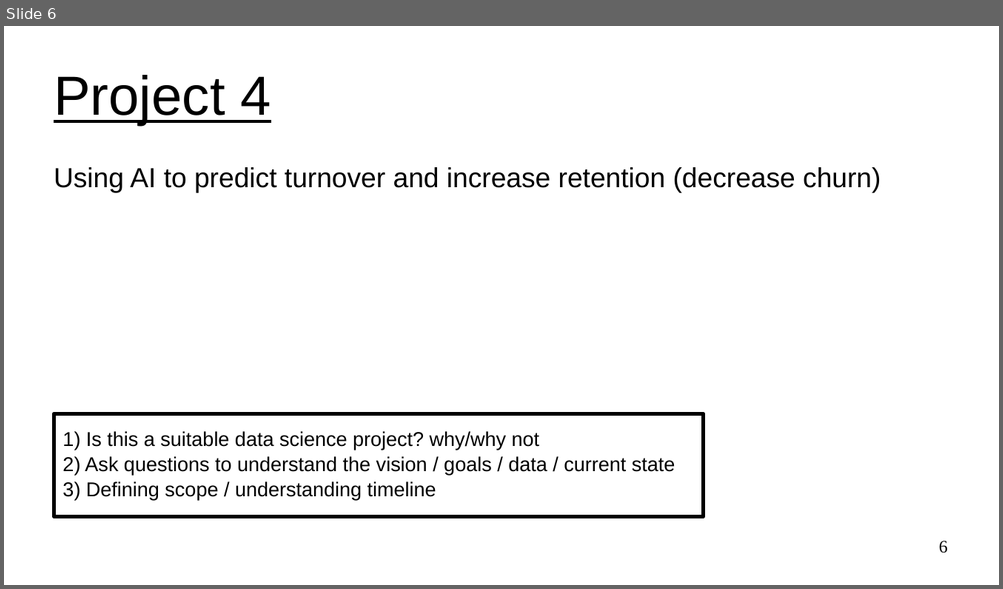
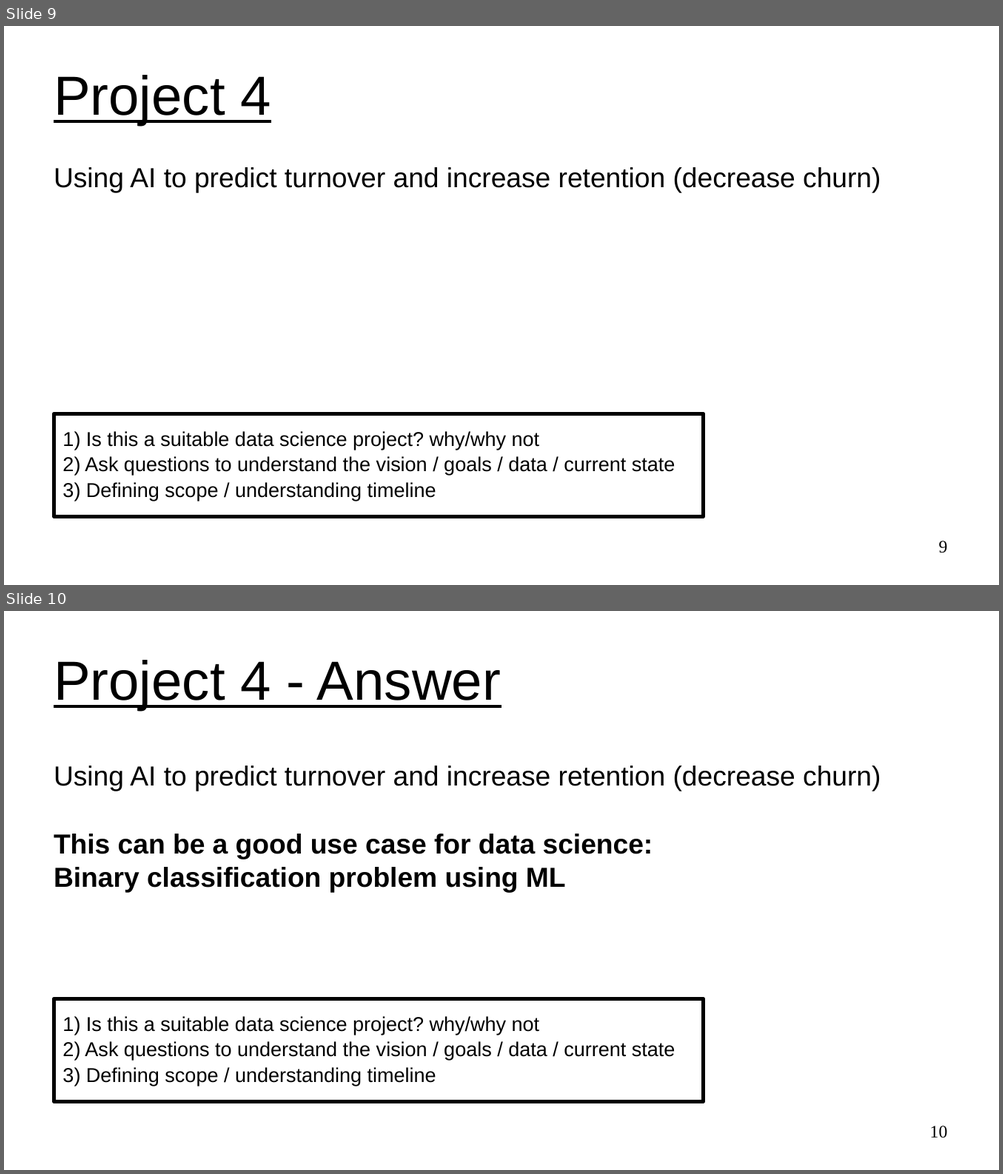
Before and after one commit to UVADS/ds6011, a slide deck: 02_project_discovery.ppt. Shown one above the other, each under a label of ours: slide 6 before the commit, slides 9 and 10 after it. The pictures are 1003x589 and 1003x1174 pixels, drawn with LibreOffice and Linux fonts; fonts in the diff are those of the drawing. Boxes give left, top, right and bottom in pixels: in the first picture for what was removed or moved away, otherwise in the second. Text is boxed around its words. In the diff, an @@ line names an element or a change of style, - is before the commit and + after.

```diff
--- a/02_project_discovery.ppt
+++ b/02_project_discovery.ppt
@@ slide 10 added at box(4, 611, 999, 1170), background #FFFFFF @@
@@ title added at box(54, 660, 501, 710), 44 pt, text #000000, underline @@
+Project 4 - Answer
@@ subtitle added at box(54, 766, 880, 893), 22 pt, text #000000, bold @@
+Using AI to predict turnover and increase retention (decrease churn)
+This can be a good use case for data science:
+Binary classification problem using ML
@@ rectangle added at box(54, 999, 703, 1102), fill #FFFFFF, outline #000000 2.89 pt, 16 pt, text #000000 @@
+1) Is this a suitable data science project? why/why not
+2) Ask questions to understand the vision / goals / data / current state
+3) Defining scope / understanding timeline
@@ page number added at box(930, 1126, 948, 1139), 14 pt, text #000000 @@
+10
@@ what was slide 6 is now slide 9 @@
@@ page number at box(939, 541, 948, 554): text changed @@
-6
+9
```
Also in this commit, not shown: 4 slides changed, 5 other slides added.
